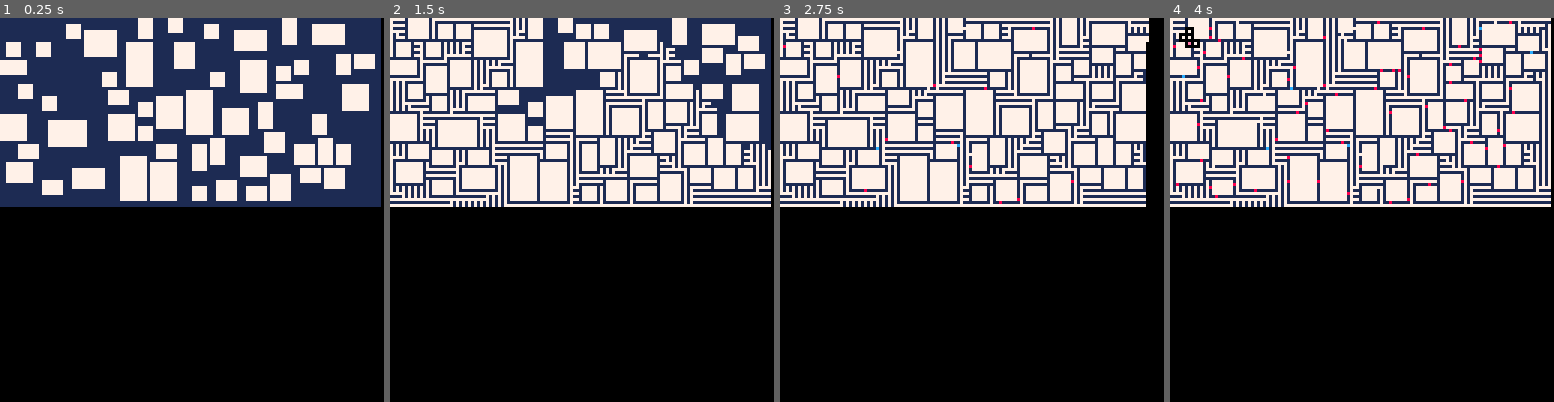
Above: before the commit, frames 1-4 (left to right).
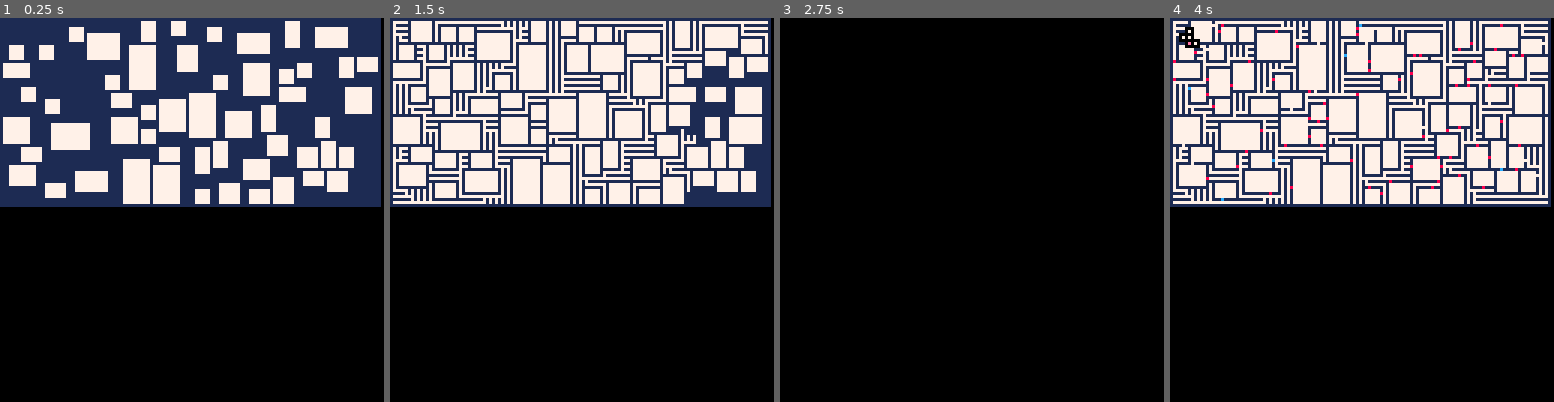
Above: after the commit, the same moments.

Repository: theRenard/PICO-8-Dungeon-Generator
Game: PICO-8 cartridge dungeon-generator.p8
Same seed, same stepped clock (60 frames per second), same inputs: the game is played once before the commit and once after it.
Inputs:
- Up to frame 1 (0.25 s): no input
- Up to frame 2 (1.5 s): no input
- Up to frame 3 (2.75 s): hold Right 1.6-2.1 s; hold Up 2.15-2.42 s; hold Right from 2.47 s (still down)
- Up to frame 4 (4 s): release Right at 3.03 s; hold Left 3.08-3.58 s; hold Down 3.63-3.97 s

The runs differ from the first frame. In frame 1, 9.0% of the frame differs, in the area x 0-99%, y 0-49%; in frame 2, 25%; in frame 3, 47%, in the area x 0-97%, y 0-50%; in frame 4, 29%.

Commit message:
Refactor tile assignment logic in make_mz function for improved clarity and consistency

Diff:
--- a/lua/generator.lua
+++ b/lua/generator.lua
@@ -7,7 +7,7 @@
     -- Constants
     local draw, mth = cfg.draw or false, cfg.mth or 3
     local brd, w, h = cfg.hasbrd == false and 1 or 2, cfg.w or 128, cfg.h or 64
-    local mz_w, mz_h, chambers = w - brd, h - brd, {}
+    local mz_w, mz_h, chambers = w - 1, h - 1, {}
     local tries, xtrsz, xtrconn, exits = 1000, cfg.xtrsz or 1, cfg.xtrconn or 20, cfg.exits or 2
 
     -- Tiles
--- a/lua/main.lua
+++ b/lua/main.lua
@@ -8,7 +8,7 @@
   dungeon, chambers = make_mz({
     draw = true,
     mth = 2,
-    hasbrd = false,
+    hasbrd = true,
     w = dungeonWidth,
     h = dungeonHeight,
     xtrconn = 80,
